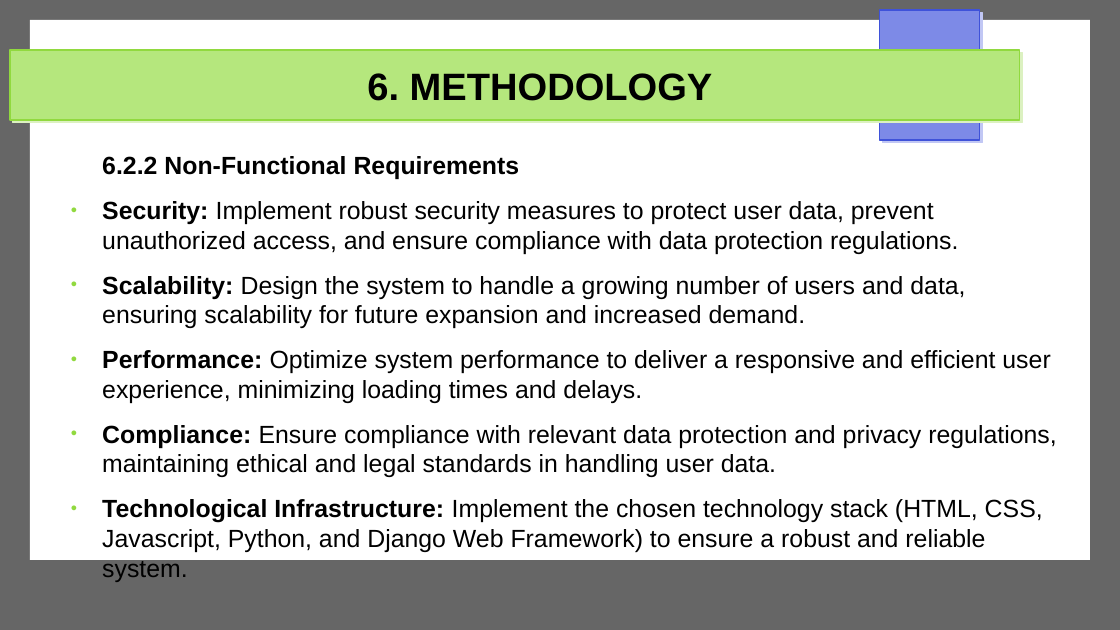
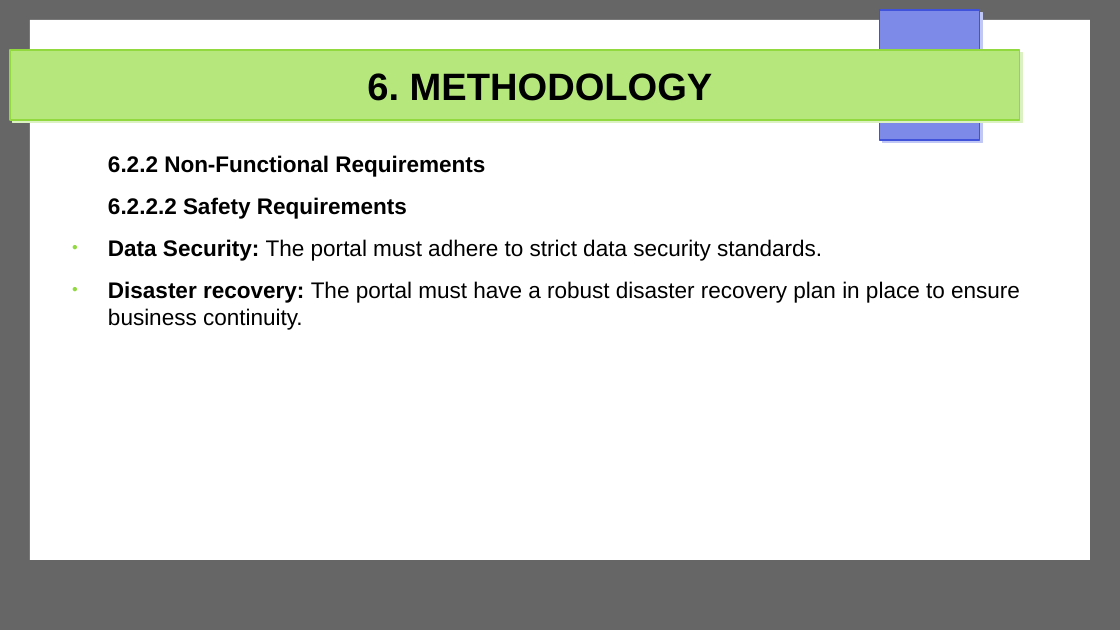
Before and after one commit to Michael-Otieno-Kasuku/Mashinani, a slide deck: slide 27 of docs/proposal/mashinani.pptx. Drawn at 1120x630 pixels with LibreOffice and Linux fonts; fonts in the diff are those of the drawing. Boxes give left, top, right and bottom in pixels: in the first picture for what was removed or moved away, otherwise in the second. Text is boxed around its words. In the diff, an @@ line names an element or a change of style, - is before the commit and + after.

```diff
--- a/docs/proposal/mashinani.pptx
+++ b/docs/proposal/mashinani.pptx
@@ text at bbox=[108, 155, 485, 177]: size 17.6 to 16 pt in "6.2.2 Non-Functional Requirements"; indent changed @@
@@ text at bbox=[108, 197, 1020, 330]: text changed; size 17.6 to 16 pt @@
-● Security: Implement robust security measures to protect user data, prevent unauthorized access, and ensure compliance with data protection regulations.
-● Scalability: Design the system to handle a growing number of users and data, ensuring scalability for future expansion and increased demand.
-● Performance: Optimize system performance to deliver a responsive and efficient user experience, minimizing loading times and delays.
-● Compliance: Ensure compliance with relevant data protection and privacy regulations, maintaining ethical and legal standards in handling user data.
-● Technological Infrastructure: Implement the chosen technology stack (HTML, CSS, Javascript, Python, and Django Web Framework) to ensure a robust and reliable system.
+6.2.2.2 Safety Requirements
+● Data Security: The portal must adhere to strict data security standards.
+● Disaster recovery: The portal must have a robust disaster recovery plan in place to ensure business continuity.
```
Also in this commit, not shown: 9 other slides changed, 4 slides added, 4 slides removed, 3 other files.
